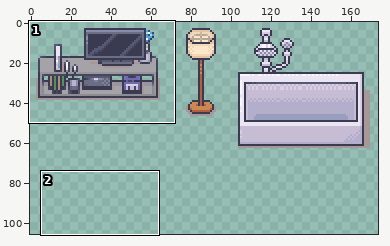
Sprite sheet: tiles/Furniture.png. Above: a wide view before the commit, with the close-up outlined.
Close-up. First the earlier version:
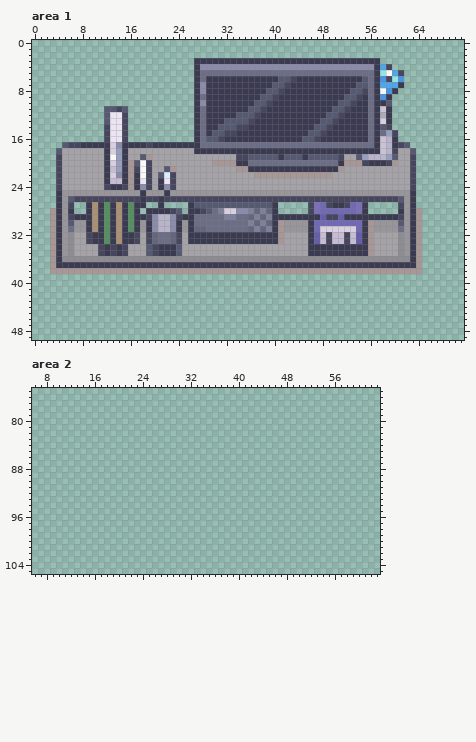
The file is 544x544 pixels. Colours within 5 levels of each other are drawn and written as one. Shown: area 1: x 0..71, y 0..49; area 2: x 6..63, y 75..105. The wide view leaves out empty margins. The commit also changed other parts of the picture, which this record leaves out.
And afterwards:
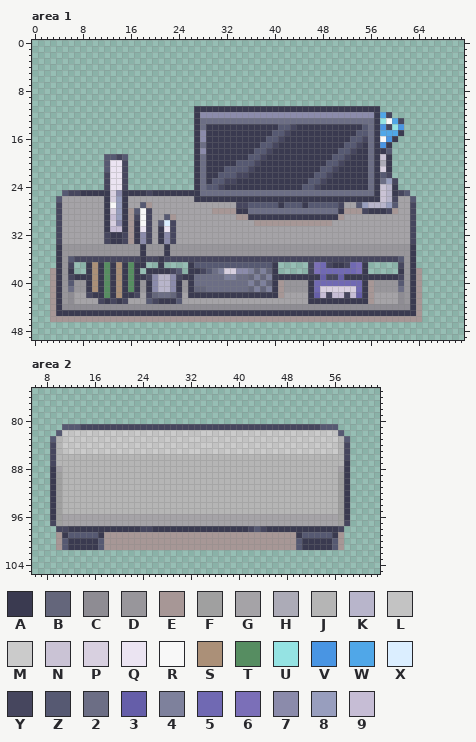
Palette (. is transparent): A #3a3a50  B #64667b  C #8e8c93  D #98969b  E #a79796  F #a0a0a0  G #a5a3a7  H #acabb7  J #b5b5b5  K #b8b5cb  L #c3c3c3  M #cbcbcb  N #cac3d5  P #d8d0e0  Q #ebe4f2  R #f8f8f8  S #ab9078  T #568d61  U #95e3e3  V #4995e3  W #50a7e8  X #dbeeff  Y #46465e  Z #565972  2 #6c6e85  3 #655ea9  4 #7e819c  5 #7069b3  6 #7b6fb8  7 #8b8bab  8 #989ebe  9 #c6bdd5
The exact change:
Changed rows in their new state; - is an unchanged pixel.
Area 1:
first column x 3:
 3 ------------------------...............................-------
 4 ------------------------.................................-----
 5 ------------------------...................................---
 6 ------------------------...................................---
 7 ------------------------...................................---
 8 ------------------------..................................----
 9 ------------------------.................................-----
10 ------------------------.................................-----
11 ---------....------------A-------AAA-----------AAA---A-..-----
12 ---------....------------77777777777777777777777777777-WY-----
13 ---------....-------------222222222222222222222222222--URWY---
14 ---------....---------------AAAAA-----ZZY---AAA-----Z--V-UV---
15 ---------....------------7-AAAA------ZZY---AAA-----ZZ--WWWA---
16 ---------....------------7AAA-------ZZY---AAA-----ZZY--RV-----
17 --......................--AAAAAAAAAZZYAAAAAAAAAAAZZYA--VA...--
18 -.......................-7--------ZZY-----------ZZY--2-AZ....-
19 -........ZZYZ...........A2AAAAAAA--YAA-AAA-AAAA-ZYAAA2ANA....-
20 -........ZQQY...........A2AAAAAZZZYAAAAAAAAAAAZZYAAAA2-HA....-
21 -........ZQQY...........A2AAAZZZZY-----------ZZYAAAAA2APA....-
22 -........YQQY...........A2AAZZZYYAAAAAAAAAAAZZYAAAAAA2AZY....-
23 -........YQQY...........A2AZZYYAAAAAAAAAAAAZZYAAAAAAA2A28Y...-
24 -........-QQ-...........A2ZZYAAAAAAAAAAAAAZZYAAAAAAAA2ANKA...-
25 -.ZYYAAAAAP7AAA-YAA-AAAAA22222222222222222222222222222ANKAYZ.-
26 -ZGGGGGGGAP8AGGGGGGGGGGGAAAAAAAAAAAAAAAAAAAAAAAAAAAAAAANK-GGZ-
27 -YGGGGGGGAR8-GGZEGGGGGGGGGGGGGGYY----ZAZZZAZZZZZYGGZ8KKK8ZGGY-
28 .YGGGGGGGAP8-EZRYGGGGGGGGGGEEEEAA222222222222222AEEEYAAAYEGGY.
29 .YGGGGGGGA98-EYR-GGZEGGGGGGGGGGEEAAAA--------AAAEGGGGGGGGGGGY.
30 .YGGGGGGGAP7-E-RYGZXYGGGGGGGGGGGGGEEEE-EEEEEEEEGGGGGGGGGGGGGY.
31 .YGGGGGGGA99-E-QYGAQYGGGGGGGGGGGGGGGGGGGGGGGGGGGGGGGGGGGGGGGY.
32 .YGG--GGGY-AYEA7-GA7YG-GGGGGGGGGGGGGGGG----GGGGGGGGGGG----GGY.
33 .YGG--GGGY-AYEA7-GA7YG-GGGGGGGGGGGGGGGG----GGGGGGGGGGG----GGY.
34 .--DDDDDDDDDDDDADDD-DDDDDDDDDDDDDDDDDDDDDDDDDDDDDDDDDDDDDDD--.
35 .--DDDDDDDDDDDDADDD-DDDDDDDDDDDDDDDDDDDDDDDDDDDDDDDDDDDDDDD--.
36 .-DZYYYYYYYYYYYAYYAYYYYYYYYYYYYYYYYYYYYYYYYYYYYYYYYYYYYYYYZD-.
37 .-DY..-S-T-S-T--..-....-ZZZZZZZZZZZZZ-.....Y65Y--Y56-.....YD-.
38 -ADA..ASATASATA.AAAAYZ.AAYZ24PP774B4BA.....Y65555556A.....ADA-
39 EADYAAASATASATAAY7KK7YAA222224422B4B4AAAAAAAA3YY3AAAAAAAAAYDAE
40 EADZDDASATASATADA7KK7ADA2222222224B4BAEDDDDA55555555AEDDDDZDAE
41 EAD2DDASATASATADA7KK7ADABB2222222B4B4AEDDDDA5PPPPPP5AEDDDD2DAE
42 EADCGGYAATASAAYGYB22BYGAAAAAAAAAAAAAAAEGGGGA39Y99Y93AEGGGGCDAE
43 EADCGGGGYAYAYGGGZYAAAZGGGGGGGGGGGGGGGGGGGGGAAAAAAAAAAEGGGGCDAE
44 EACCCCCCCCCCCCCCCCCCCCCCCCCCCCCCCCCCCCCCCCCCCCCCCCCCCCCCCCCCAE
45 EAAAAAAAAAAAAAAAAAAAAAAAAAAAAAAAAAAAAAAAAAAAAAAAAAAAAAAAAAAAAE
46 EEEEEEEEEEEEEEEEEEEEEEEEEEEEEEEEEEEEEEEEEEEEEEEEEEEEEEEEEEEEEE
Area 2:
first column x 9:
 81 --ZZZYYYYYYYYYYYYYYYYYYYYYYYYYYYYYYYYYYYYYYYYZZZ--
 82 -ZMLMLMLMLMLMLMLMLMLMLMLLMMLMLMLMLMLMLMLMLMLMLMLZ-
 83 ZJLMLMLMLMLMLMLMLMLMLMLMMLLMLMLMLMLMLMLMLMLMLMLMJZ
 84 YJMLMLMLMLMLMLMLMLMLMLMLLMMLMLMLMLMLMLMLMLMLMLMLJY
 85 YJLMLMLMLMLMLMLMLMLMLMLMMLLMLMLMLMLMLMLMLMLMLMLMJY
 86 YJJJJJJJJJJJJJJJJJJJJJJJJJJJJJJJJJJJJJJJJJJJJJJJJY
 87 YJJJJJJJJJJJJJJJJJJJJJJJJJJJJJJJJJJJJJJJJJJJJJJJJA
 88 AGJJJJJJJJJJJJJJJJJJJJJJJJJJJJJJJJJJJJJJJJJJJJJJGA
 89 AFJJJJJJJJJJJJJJJJJJJJJJJJJJJJJJJJJJJJJJJJJJJJJJFA
 90 AFJJJJJJJJJJJJJJJJJJJJJJJJJJJJJJJJJJJJJJJJJJJJJJFA
 91 AFJJJJJJJJJJJJJJJJJJJJJJJJJJJJJJJJJJJJJJJJJJJJJJFA
 92 AFJJJJJJJJJJJJJJJJJJJJJJJJJJJJJJJJJJJJJJJJJJJJJJFA
 93 AFJJJJJJJJJJJJJJJJJJJJJJJJJJJJJJJJJJJJJJJJJJJJJJFA
 94 AFJJJJJJJJJJJJJJJJJJJJJJJJJJJJJJJJJJJJJJJJJJJJJJFA
 95 AFJJJJJJJJJJJJJJJJJJJJJJJJJJJJJJJJJJJJJJJJJJJJJJFA
 96 AFGGGGGGGGGGGGGGGGGGGGGGGGGGGGGGGGGGGGGGGGGGGGGGFA
 97 YFGGGGGGGGGGGGGGGGGGGGGGGGGGGGGGGGGGGGGGGGGGGGGGFY
 98 -YYAAAAAAAAAAAAYYAAAAAAAAAAAAAAAAYZYAAAAAAAAAAAAY-
 99 -EAZZZZZAEEEEEEEEEEEEEEEEEEEEEEEEEEEEEEEEAZZZZZAE-
100 -EZAAAAAZEEEEEEEEEEEEEEEEEEEEEEEEEEEEEEEEZAAAAAZE-
101 -EZAAAAAZEEEEEEEEEEEEEEEEEEEEEEEEEEEEEEEEZAAAAAZE-
